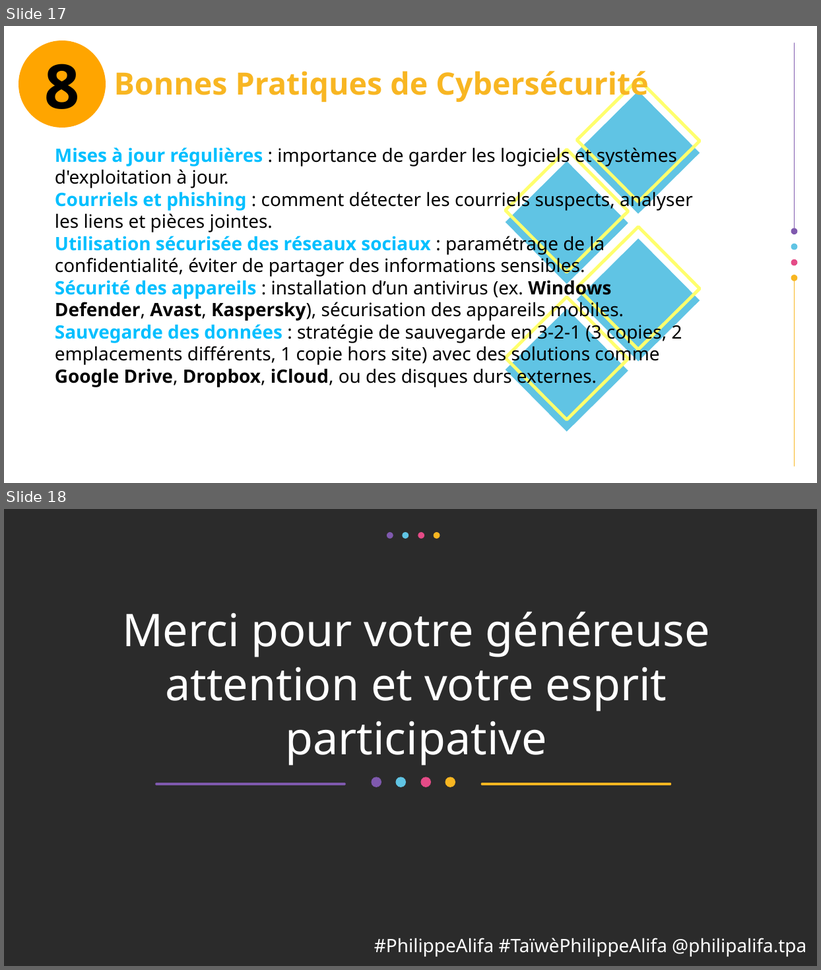
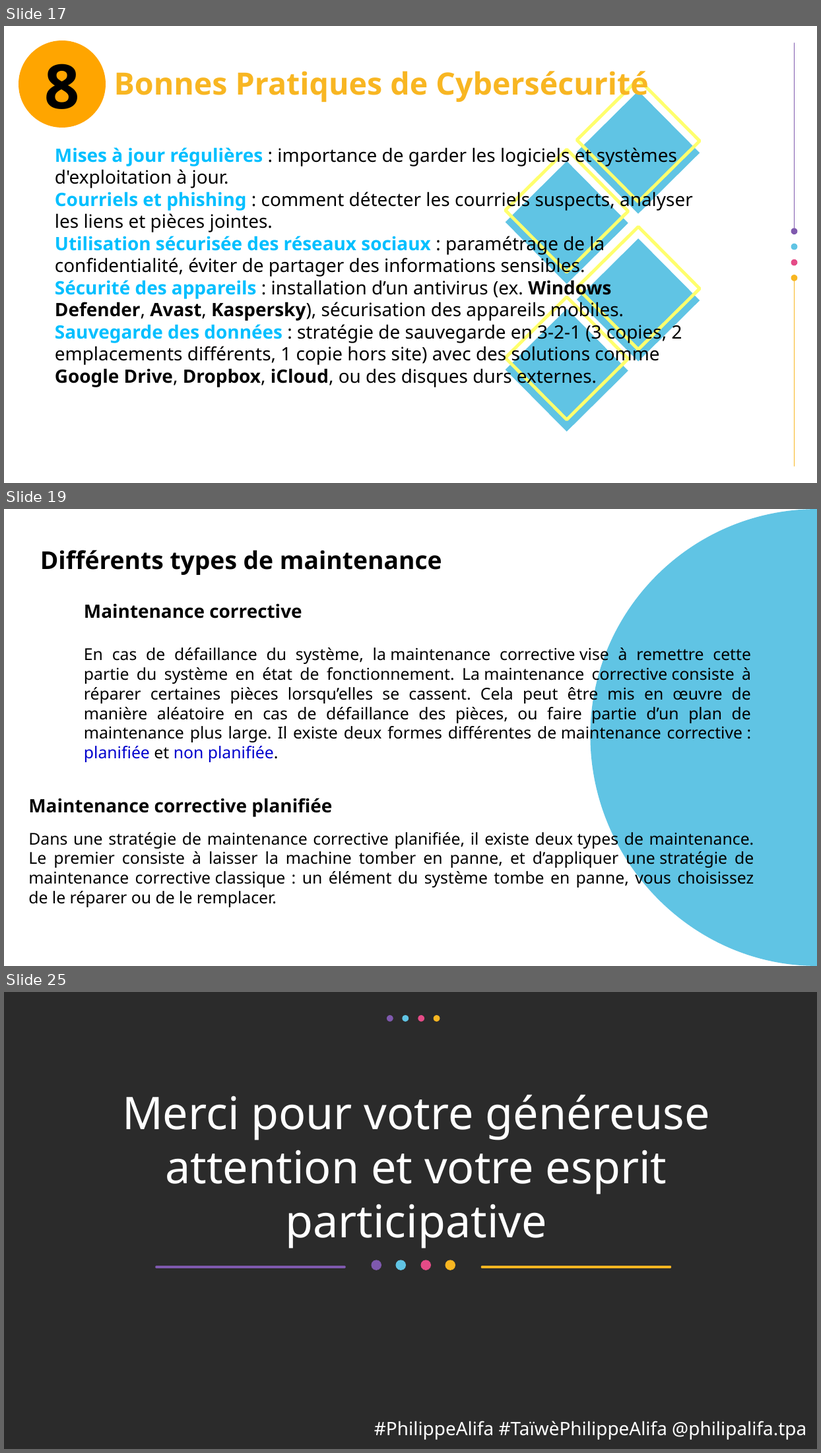
Before and after one commit to alifa-ing/monportfolio-github, a slide deck: Formation en Cybersecurite.odp. Shown one above the other, each under a label of ours: slides 17 and 18 before the commit, slides 17, 19 and 25 after it; the slides between them are not shown. The pictures are 821x970 and 821x1453 pixels, drawn with LibreOffice and Linux fonts; fonts in the diff are those of the drawing; background and template pictures are left out; a plain dark background stands for a picture behind light text. Boxes give left, top, right and bottom in pixels: in the first picture for what was removed or moved away, otherwise in the second. Text is boxed around its words. In the diff, an @@ line names an element or a change of style, - is before the commit and + after.

```diff
--- a/Formation en Cybersecurite.odp
+++ b/Formation en Cybersecurite.odp
@@ slide 19 added at (x1=4, y1=509, x2=817, y2=966), background #FFFFFF @@
@@ freeform shape added at (x1=591, y1=509, x2=817, y2=966), fill #60C4E4 @@
@@ text added at (x1=40, y1=550, x2=442, y2=575), 24 pt, text #000000, bold @@
+Différents types de maintenance
@@ text added at (x1=84, y1=603, x2=751, y2=762), 16 pt, text #000000 @@
+Maintenance corrective
+En cas de défaillance du système, la maintenance corrective vise à remettre cette partie du système en état de fonctionnement. La maintenance corrective consiste à réparer certaines pièces lorsqu’elles se cassent. Cela peut être mis en œuvre de manière aléatoire en cas de défaillance des pièces, ou faire partie d’un plan de maintenance plus large. Il existe deux formes différentes de maintenance corrective : planifiée et non planifiée.
@@ text added at (x1=28, y1=798, x2=754, y2=908), 16 pt, text #000000 @@
+Maintenance corrective planifiée
+Dans une stratégie de maintenance corrective planifiée, il existe deux types de maintenance. Le premier consiste à laisser la machine tomber en panne, et d’appliquer une stratégie de maintenance corrective classique : un élément du système tombe en panne, vous choisissez de le réparer ou de le remplacer.
@@ what was slide 18 is now slide 25 @@
```
Also in this commit, not shown: 1 slide changed, 6 other slides added.
